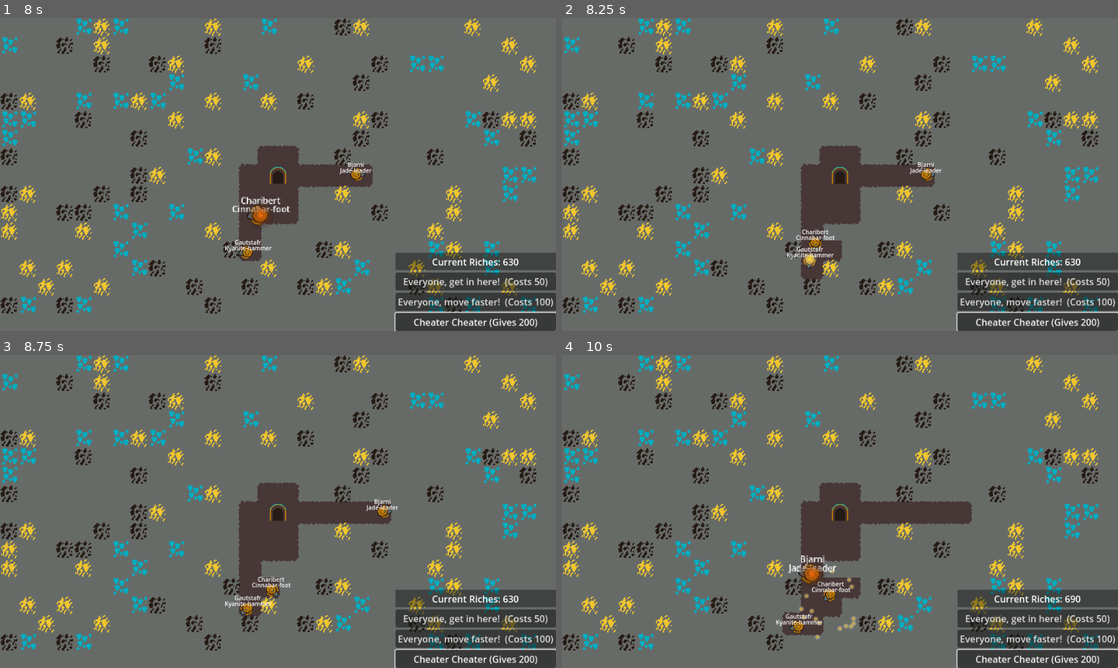
Above: before the commit, frames 1-4 (two rows, left to right).
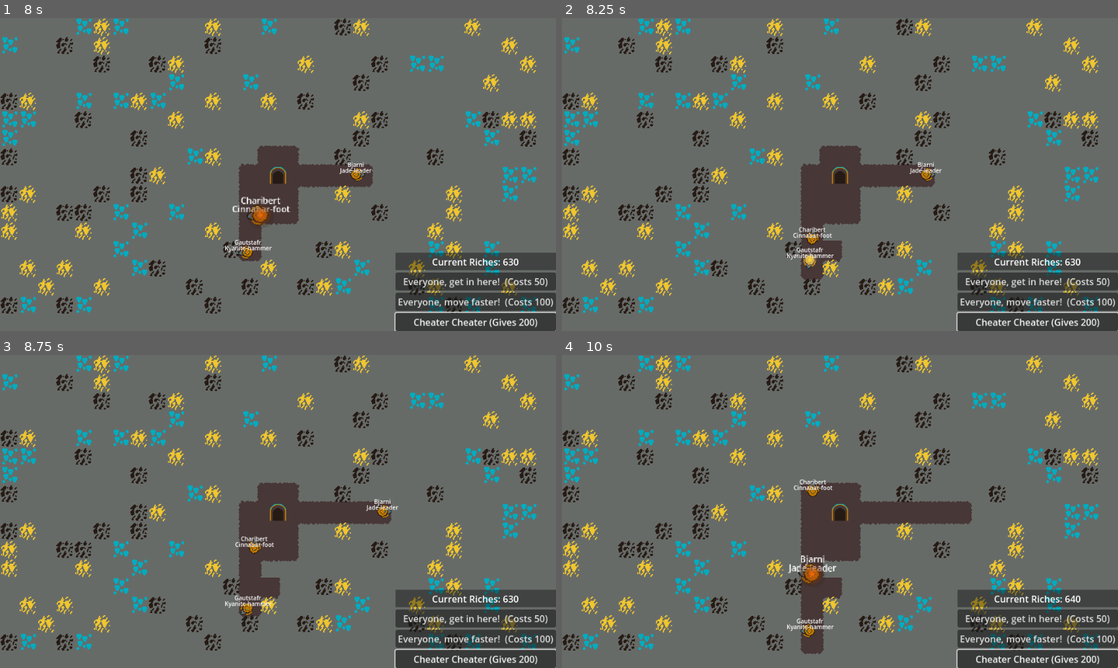
Above: after the commit, the same moments.

Repository: where-fore/dwarves
Game: Godot game, scene res://loose/main_game.tscn
Same seed, same stepped clock (60 frames per second), same inputs: the game is played once before the commit and once after it.
Inputs (mouse positions are in pixels of both pictures, inside the frame that each line leads up to):
- Up to frame 1 (8 s): click "Everyone, get in here! (Costs…" at 0.5 s; click "Everyone, move faster! (Costs…" at 1.25 s; click "Cheater Cheater (Gives 200)" at 2 s; click "Everyone, get in here! (Costs…" at 2.75 s; click "Everyone, move faster! (Costs…" at 3.5 s; click "Cheater Cheater (Gives 200)" at 4.25 s; click "Everyone, get in here! (Costs…" at 5 s; click "Everyone, move faster! (Costs…" at 5.75 s; click "Cheater Cheater (Gives 200)" at 6.5 s; tap Enter at 7.25 s; move the mouse to (261, 215) at 7.27 s; tap 1 at 7.35 s; click (261, 215) at 7.42 s
- Up to frame 2 (8.25 s): move the mouse to (812, 252) at 8.02 s; tap 1 at 8.1 s; click (812, 252) at 8.17 s
- Up to frame 3 (8.75 s): no input
- Up to frame 4 (10 s): move the mouse to (945, 511) at 8.77 s; tap 1 at 8.85, 9.6 s; click (945, 511) at 8.92 s; move the mouse to (812, 574) at 9.52 s; click (812, 574) at 9.67 s

Frame 1 is identical in both runs. In frame 2, 0.4% of the frame differs, in the area x 40-50%, y 66-81%; in frame 3, 0.3%; in frame 4, 1.6%, in the area x 38-93%, y 39-96%.

Commit message:
dwarves make new movement when dropped

Diff:
--- a/project/loose/dwarf.gd
+++ b/project/loose/dwarf.gd
@@ -148,3 +148,5 @@
 	elif not grabbed_by_mouse:
 		grabbed_highlight_parent.visible = false
 		scale /= grabbed_scale_factor
+
+		redirect_cooldown = 0
